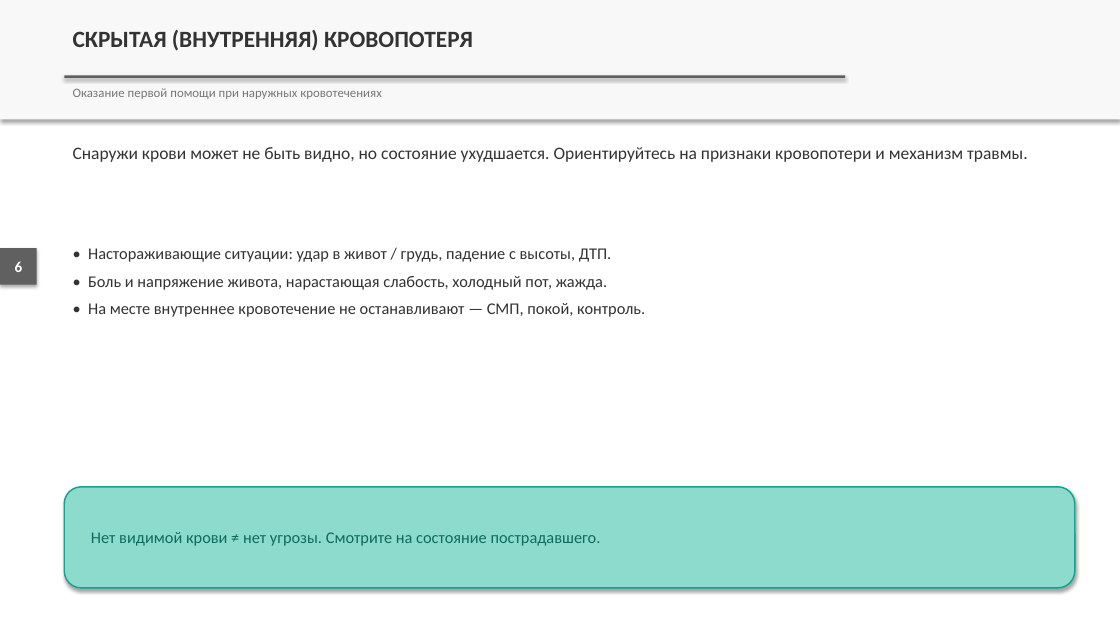
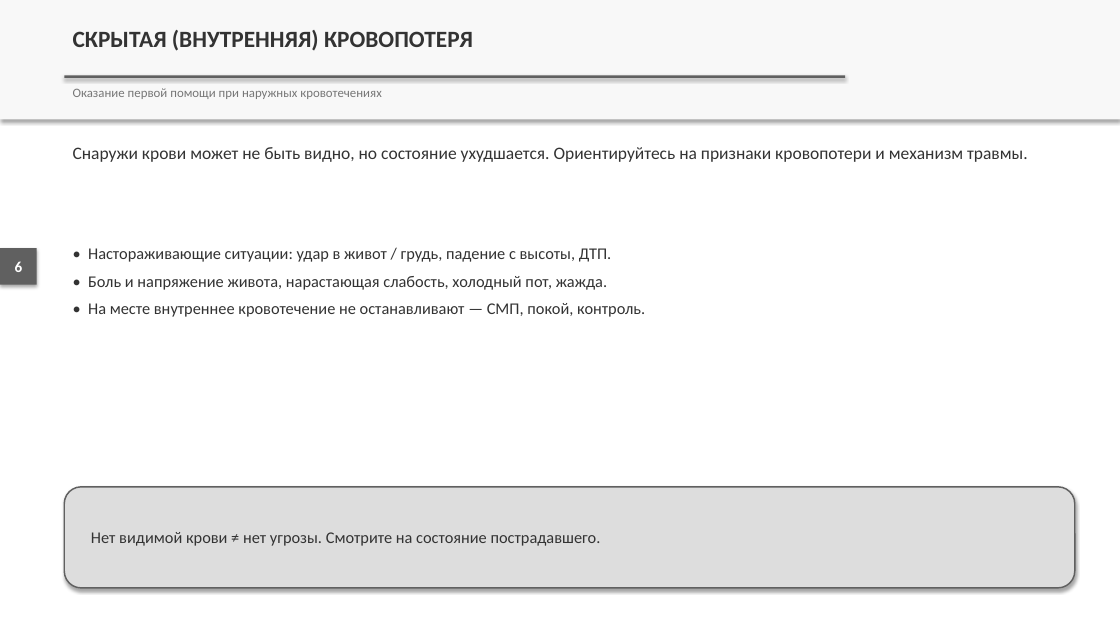
Before and after one commit to lysakalenushka-hash/-, a slide deck: slide 6 of presentations/out/Признаки_наружного_кровотечения_и_кровопотери.pptx. Drawn at 1120x630 pixels with LibreOffice and Linux fonts; fonts in the diff are those of the drawing. Boxes give left, top, right and bottom in pixels: in the first picture for what was removed or moved away, otherwise in the second. Text is boxed around its words. In the diff, an @@ line names an element or a change of style, - is before the commit and + after.

```diff
--- a/presentations/out/Признаки_наружного_кровотечения_и_кровопотери.pptx
+++ b/presentations/out/Признаки_наружного_кровотечения_и_кровопотери.pptx
@@ rounded rectangle at [65,487,1075,588]: fill #8DDBCD to #DDDDDD; outline #1AA090 1.25 pt to #606060 1.25 pt @@
@@ text "Нет видимой крови ≠ нет ..." at [91,532,601,546]: text colour #0D6B60 to #333333 @@
```
Also in this commit, not shown: 10 other slides changed, 4 other files.
